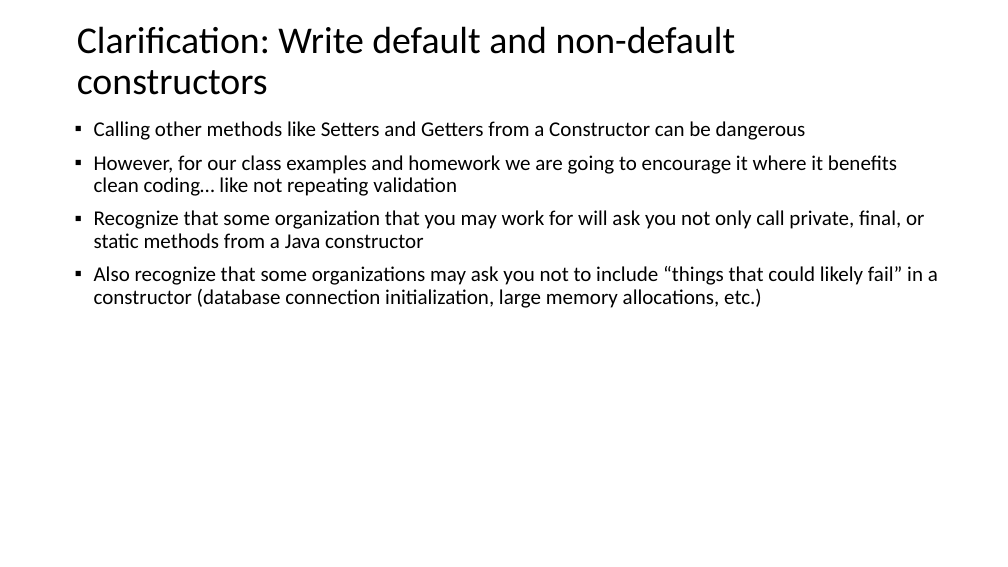
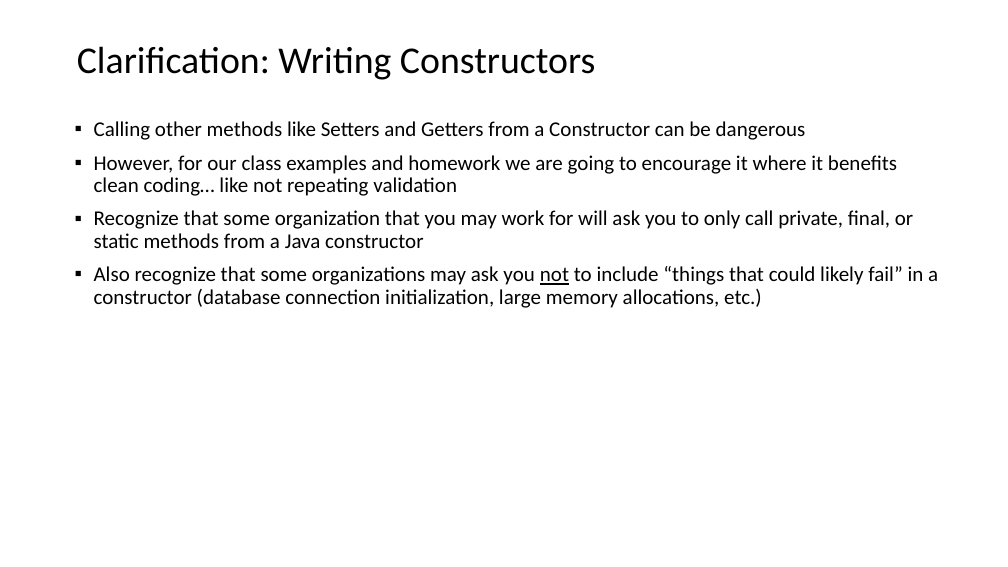
Before and after one commit to EricJPogue/www-epogue-info, a slide deck: slide 16 of CPSC-24500/Week02/2017SpringW02SlidesLecture.pptx. Drawn at 1008x567 pixels with LibreOffice and Linux fonts; fonts in the diff are those of the drawing. Boxes give left, top, right and bottom in pixels: in the first picture for what was removed or moved away, otherwise in the second. Text is boxed around its words. In the diff, an @@ line names an element or a change of style, - is before the commit and + after.

```diff
--- a/CPSC-24500/Week02/2017SpringW02SlidesLecture.pptx
+++ b/CPSC-24500/Week02/2017SpringW02SlidesLecture.pptx
@@ title at (77, 46, 595, 80): text changed @@
-Clarification: Write default and non-default constructors
+Clarification: Writing Constructors
@@ text at (94, 210, 913, 248): text changed @@
-▪ Recognize that some organization that you may work for will ask you not only call private, final, or static methods from a Java constructor
+▪ Recognize that some organization that you may work for will ask you to only call private, final, or static methods from a Java constructor
@@ text at (94, 266, 938, 308): underline on in "not" @@
```
Also in this commit, not shown: 2 slides added, 1 slide removed, 11 other files.
